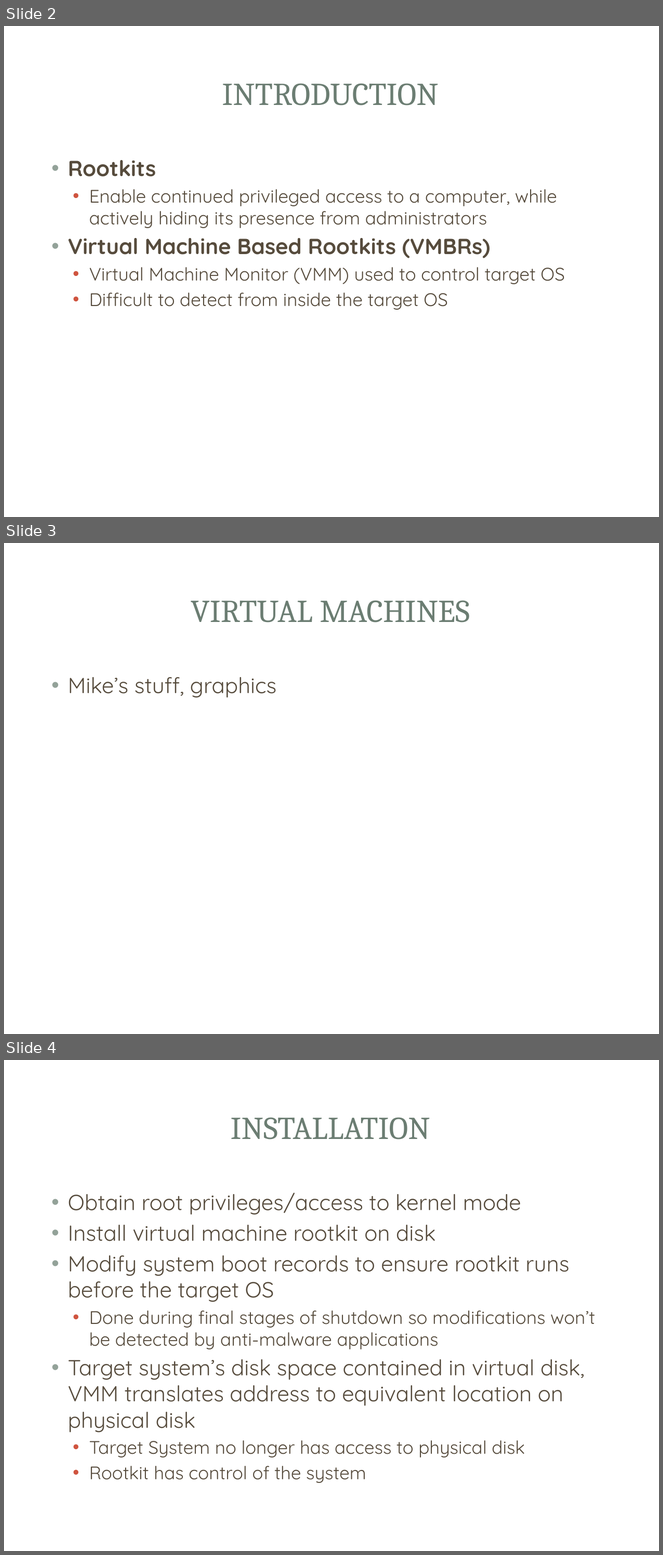
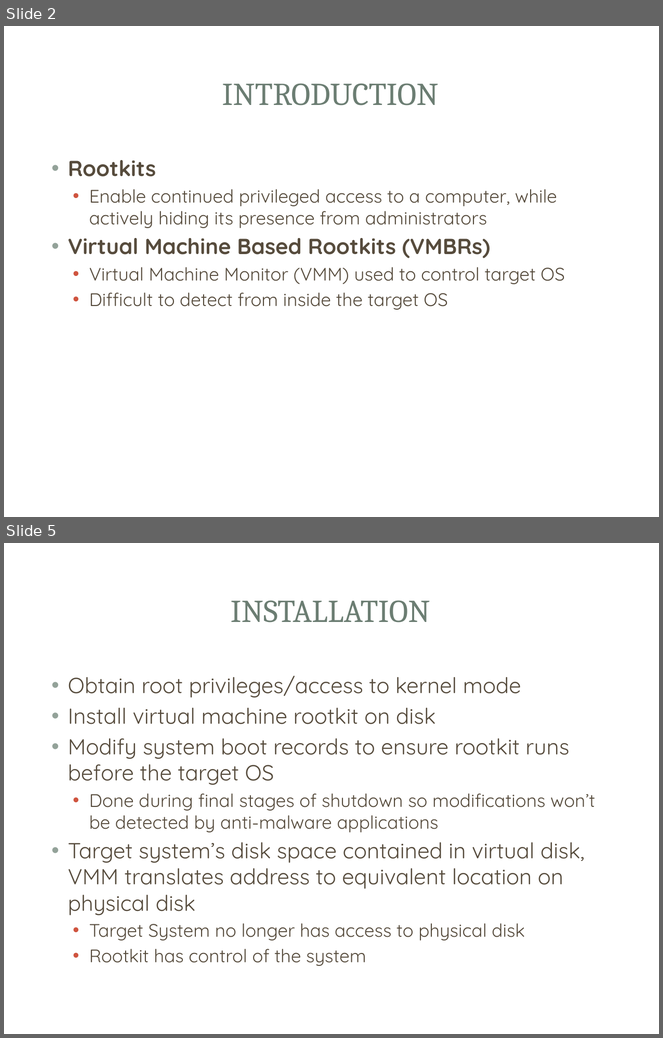
Before and after one commit to mjmalkowski11023/Computer-Security-2013, a slide deck: VMBR_Presentation.pptx. Shown one above the other, each under a label of ours: slides 2, 3 and 4 before the commit, slides 2 and 5 after it; the slides between them are not shown. The pictures are 663x1555 and 663x1038 pixels, drawn with LibreOffice and Linux fonts; fonts in the diff are those of the drawing; background and template pictures are left out. Boxes give left, top, right and bottom in pixels: in the first picture for what was removed or moved away, otherwise in the second. Text is boxed around its words. In the diff, an @@ line names an element or a change of style, - is before the commit and + after.

Commit message:
Added Virtual Machine and VMBR control parts

```diff
--- a/VMBR_Presentation.pptx
+++ b/VMBR_Presentation.pptx
@@ slide 3 removed at (4,543,659,1034), background picture (left out); not listed: 3 template elements that a slide beside it also shows @@
@@ title removed at (191,600,470,623) @@
-VIRTUAL MACHINES
@@ text removed at (68,677,276,698) @@
-• Mike’s stuff, graphics
@@ what was slide 4 is now slide 5 @@
```
Also in this commit, not shown: 3 slides added, 1 other slide removed.
